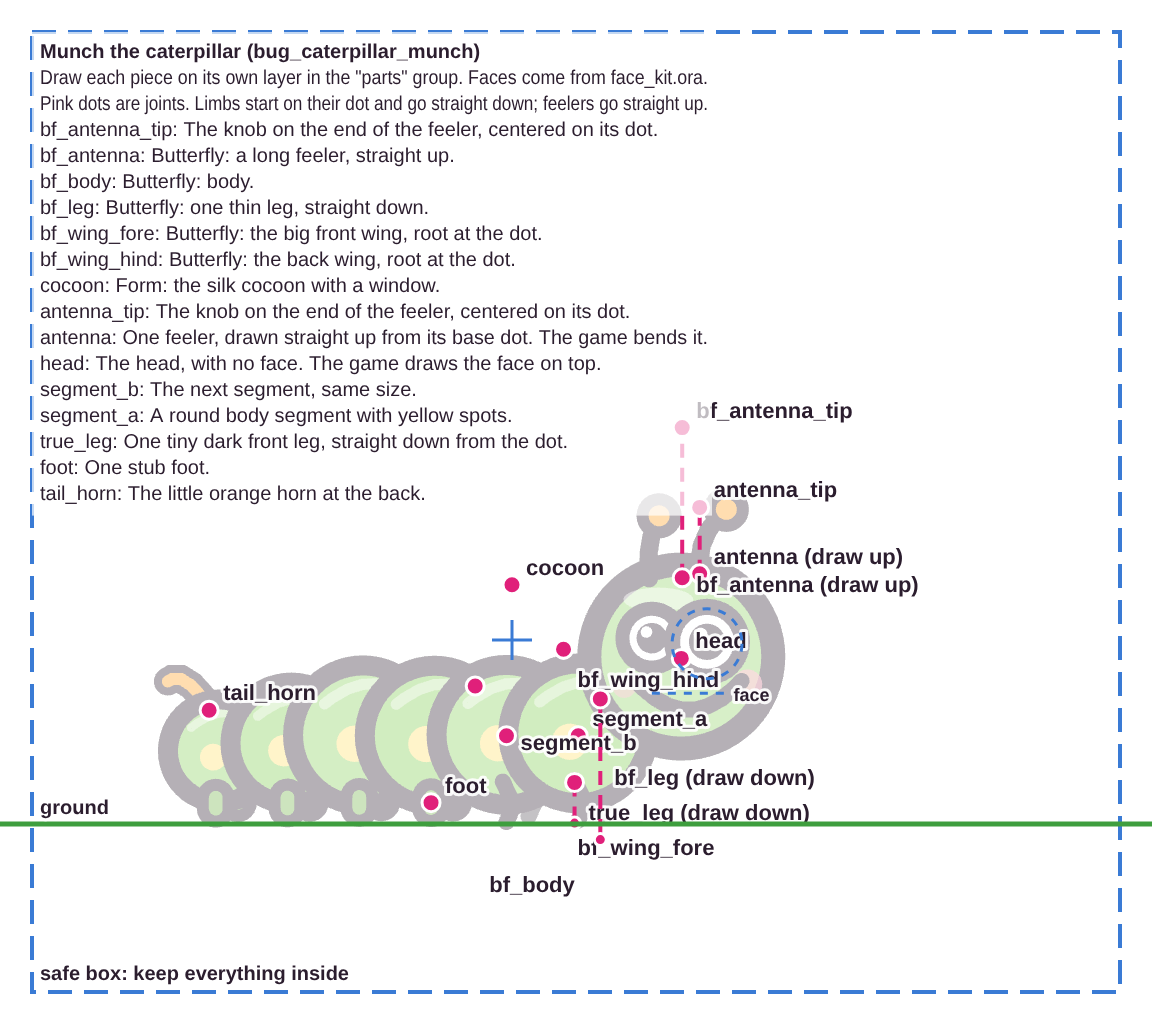
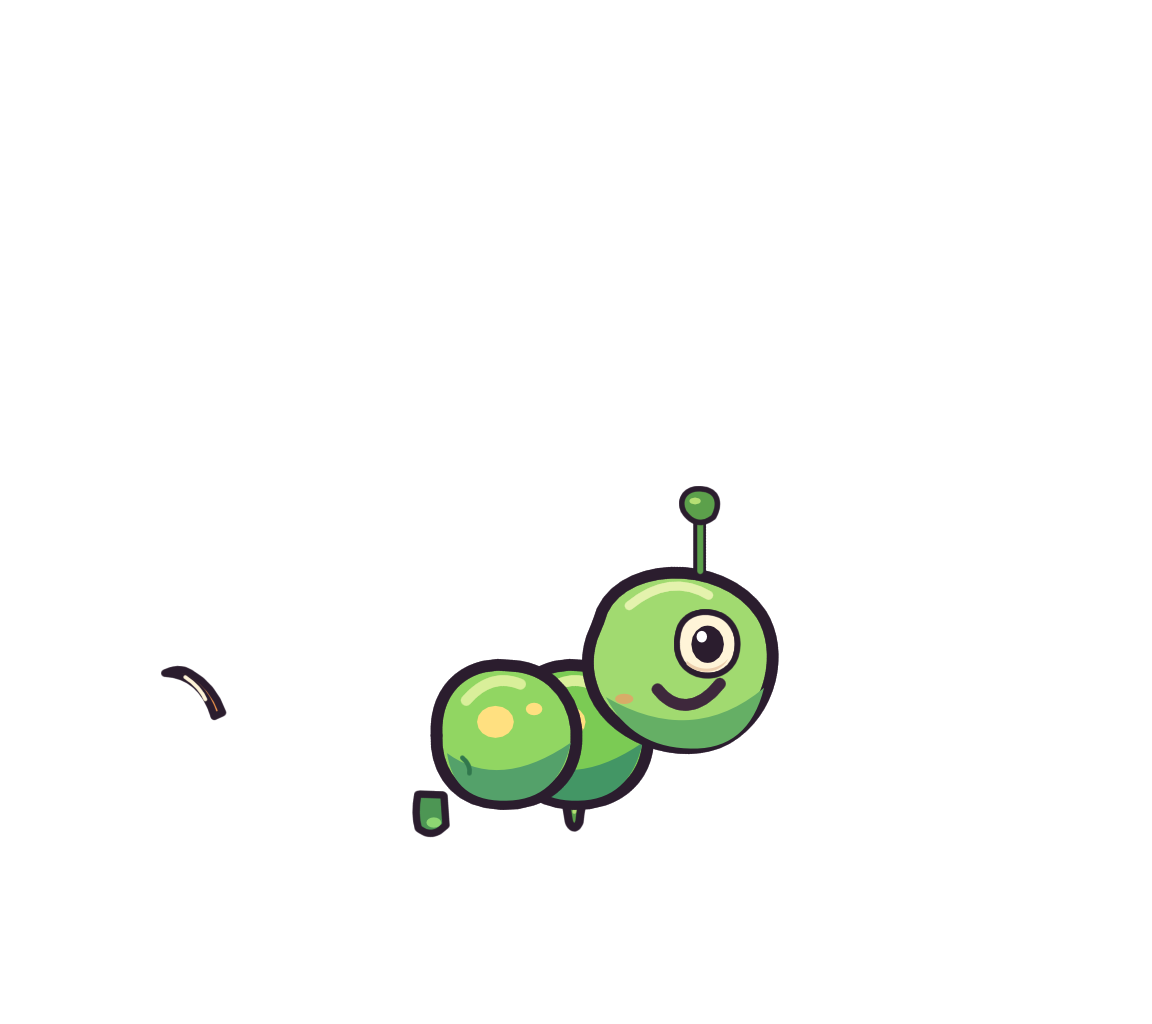
Layers edited between the first and the second 1152×1024 image:
hid group "guides" (5 layers) over [0, 30, 1152, 994]
moved "face" above "parts" over [645, 602, 742, 741]
added layer "mouth_smile" in group "face" over [651, 677, 726, 711]
added layer "eye_pupil" in group "face" over [691, 625, 724, 663]
added layer "eye_white" in group "face" over [674, 609, 741, 679]
hid "bf_antenna_tip", painted on it over [674, 406, 703, 446]
hid "bf_antenna", painted on it over [675, 423, 689, 584]
hid "bf_body", painted on it over [305, 628, 617, 735]
hid "bf_leg", painted on it over [589, 689, 611, 849]
hid "bf_wing_fore", painted on it over [402, 355, 626, 655]
hid "bf_wing_hind", painted on it over [376, 590, 569, 697]
hid "cocoon", painted on it over [378, 348, 647, 831]
painted on "antenna_tip" over [679, 486, 721, 526]
painted on "antenna" over [693, 503, 707, 580]
painted on "head" over [581, 566, 779, 755]
painted on "segment_b" over [430, 658, 583, 810]
painted on "segment_a" over [502, 658, 655, 810]
painted on "true_leg" over [560, 773, 588, 832]
painted on "foot" over [412, 790, 450, 838]
painted on "tail_horn" over [161, 665, 227, 721]
